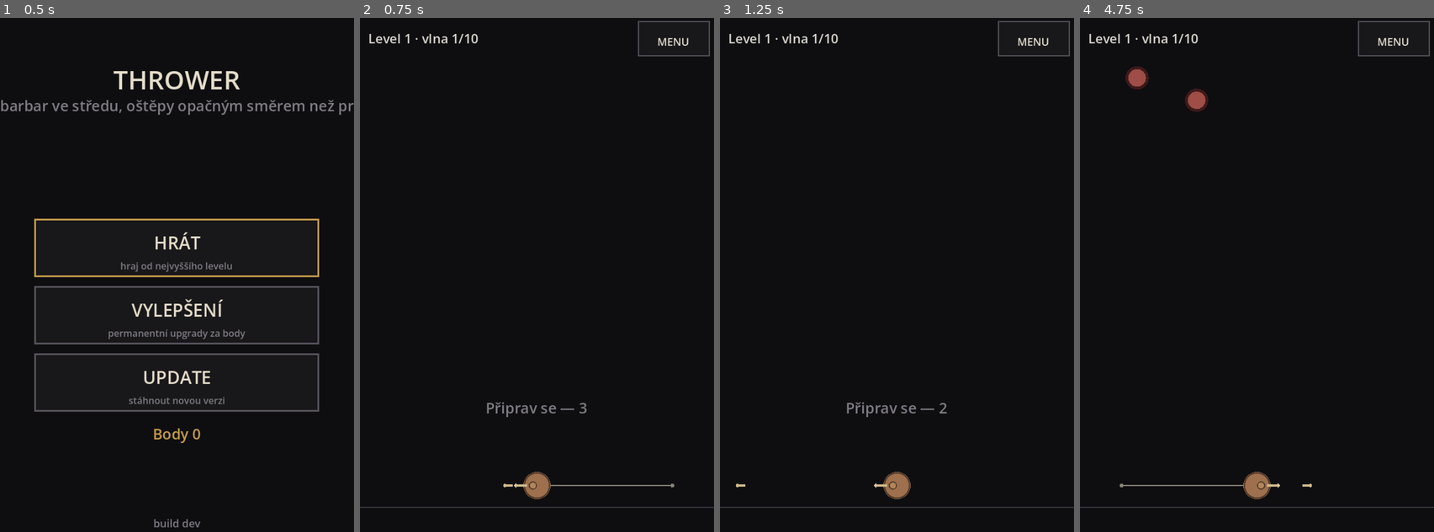
Above: before the commit, frames 1-4 (left to right).
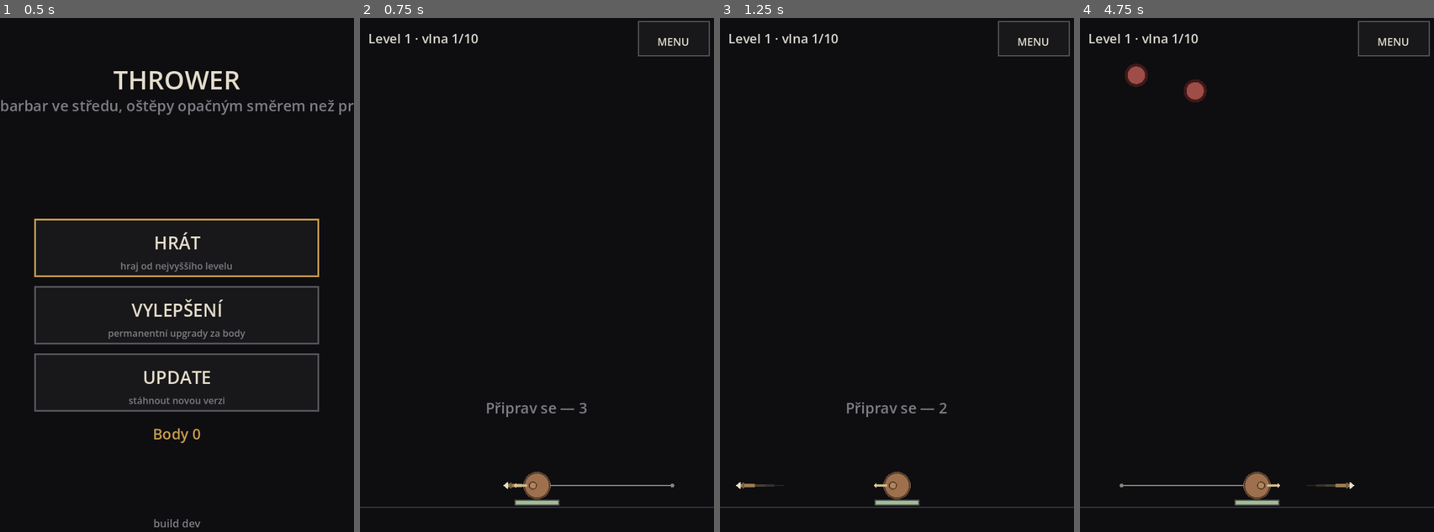
Above: after the commit, the same moments.

Repository: jankoznar94/dark-story
Game: Godot game, scene res://main.tscn
The game is run twice, just before and just after one commit, with the same random seed, the same clock (stepped at 60 frames per second) and the same inputs.
Inputs (mouse positions are in pixels of both pictures, inside the frame that each line leads up to):
- Up to frame 1 (0.5 s): no input
- Up to frame 2 (0.75 s): tap Enter at 0.5 s; move the mouse to (614, 259) at 0.52 s; click (614, 259) at 0.67 s
- Up to frame 3 (1.25 s): no input
- Up to frame 4 (4.75 s): tap Space at 1.25, 2.75 s; drag from (1186, 310) to (1239, 388) at 1.27 s; tap Enter at 2, 3.5 s; move the mouse to (1292, 167) at 2.02 s; click (1292, 167) at 2.17 s; drag from (1239, 388) to (1150, 203) at 2.77 s; move the mouse to (1363, 362) at 3.52 s; click (1363, 362) at 3.67 s; drag from (1150, 203) to (1203, 151) at 4.27 s

Frame 1 is identical in both runs. In frame 2, 0.2% of the frame differs, in the area x 40-57%, y 90-95%; in frame 3, 0.2%; in frame 4, 0.7%, in the area x 12-78%, y 8-95%.

Commit message:
Thrower: zivoty barbara videt (pruh, cerveny zablesk, -X), pomalejsi nepratele, rychlejsi hazeni, vyraznejsi ostep se stopou

Diff:
--- a/scripts/game.gd
+++ b/scripts/game.gd
@@ -15,12 +15,12 @@
 const HP_GROWTH := 1.16
 # CESTA NEPRITELE od okraje do stredu. Je to cas, ne rychlost - na jinem
 # displeji musi prijit za stejnou dobu.
-const TRAVEL_S := 14.0
+const TRAVEL_S := 20.0
 # ZACATEK JE POMALEJSI A ZRYCHLUJE S LEVELY (Jan, Oct 2026: "Nepřátelé budou
-# chodit ze začátku pomaleji"): na prvnim levelu jdou 14 s, kazdy dalsi level
-# o 1,2 s min, ale nikdy pod 8 s - jinak by vysoke levely byly nehratelne.
-const TRAVEL_MIN := 8.0
-const TRAVEL_STEP := 1.2
+# chodit ze začátku pomaleji", pak "stále chodí příliš rychle"): na prvnim
+# levelu jdou 20 s, kazdy dalsi o 1 s min, ale nikdy pod 12 s.
+const TRAVEL_MIN := 12.0
+const TRAVEL_STEP := 1.0
 const SPAWN_GAP := 0.75
 const BUILD_S := 3.0
 const BODY_PER_WAVE := 1
@@ -56,6 +56,11 @@
 var plan: int = 0
 var clock: float = 0.0
 var paused: bool = false
+# ZASAH: jak dlouho (s) blika bojovnik po zasahu a kolik mu to ubralo. Obrazovka
+# z toho kresli cerveny obrys a "-X" nad hlavou - hrac musi VIDET, ze dostal
+# rano, ne jen ze mu nekde ubylo cislo.
+var hit_flash: float = 0.0
+var hit_amount: float = 0.0
 var log: Array = []
 var hits: int = 0
 var kills: int = 0
@@ -217,6 +222,7 @@
 	if is_over() or paused:
 		return
 	clock += dt
+	hit_flash = maxf(0.0, hit_flash - dt)
 	_regen(dt)
 	_phase(dt)
 	_fire(dt)
@@ -327,6 +333,8 @@
 			# DORAZIL: ubere zivoty a zmizi. Zbroj ani barvy tu nejsou - jedina
 			# obrana je zabit ho driv.
 			hp -= float(e["dmg"])
+			hit_amount = float(e["dmg"])
+			hit_flash = 0.45
 			e["alive"] = false
 			continue
 		e["pos"] = pos + d / dd * float(e["speed"]) * dt
--- a/scripts/game_view.gd
+++ b/scripts/game_view.gd
@@ -243,6 +243,7 @@
 	_draw_aim()
 	_draw_spears()
 	_draw_warrior()
+	_draw_health()
 	_draw_bar()
 	if game.is_over():
 		_draw_end()
@@ -295,12 +296,33 @@
 
 func _draw_spears() -> void:
 	var sr: float = game.spear_r()
+	var ln: float = maxf(26.0, game.field_r * 0.11)
 	for s in game.spears:
 		var pos: Vector2 = s["pos"]
 		var dir: Vector2 = s["dir"]
-		var tail: Vector2 = pos - dir * sr * 5.0
-		draw_line(tail, pos, SPEAR, maxf(2.0, sr * 1.6))
-		draw_circle(pos, sr * 1.1, SPEAR)
+		var side: Vector2 = dir.orthogonal()
+		var tail: Vector2 = pos - dir * ln
+		# STOPA: tri kratke useky za ostepem, kazdy bledsi. Je to jen plocha s
+		# nizkou pruhlednosti - zadny glow, ktery Janovi vadi.
+		for i in range(3):
+			var t0: Vector2 = tail - dir * (ln * 0.55 * float(i + 1))
+			var t1: Vector2 = tail - dir * (ln * 0.55 * float(i))
+			draw_line(t0, t1, Color(SPEAR.r, SPEAR.g, SPEAR.b, 0.30 - 0.09 * float(i)),
+				maxf(1.5, sr * (1.5 - 0.35 * float(i))))
+		# NASADA: tlustsi, tmavsi drevo.
+		draw_line(tail, pos - dir * ln * 0.20, Color(0.62, 0.49, 0.32), maxf(3.0, sr * 2.0))
+		# OMOTAVKA u hrotu - jedina drobnost, ale ostep pak vypada jako
+		# vyrobek, ne jako cara.
+		var bind: Vector2 = pos - dir * ln * 0.34
+		draw_line(bind - side * sr * 1.7, bind + side * sr * 1.7,
+			Color(0.42, 0.36, 0.26), maxf(2.0, sr * 1.0))
+		# HROT: svetly klinek, presne ve smeru letu.
+		var hw: float = sr * 2.3
+		draw_colored_polygon(PackedVector2Array([
+			pos + dir * ln * 0.10,
+			pos - dir * ln * 0.17 + side * hw,
+			pos - dir * ln * 0.17 - side * hw,
+		]), Color(0.90, 0.88, 0.78))
 
 
 # MIREni: JEN CARA DOZADU (Jan, Oct 2026: "šipku u přední části hrdiny ...
@@ -321,6 +343,29 @@
 	var endp: Vector2 = c + back * ln
 	draw_line(c, endp, AIM_LINE, maxf(2.0, layout.field_r * 0.006))
 	draw_circle(endp, maxf(3.0, layout.field_r * 0.012), AIM_LINE)
+
+
+func _draw_health() -> void:
+	var c: Vector2 = layout.center
+	var r: float = game.warrior_r()
+	var frac: float = clampf(game.hp / maxf(1.0, game.max_hp), 0.0, 1.0)
+	var w: float = r * 3.2
+	var h: float = maxf(8.0, r * 0.26)
+	var bar := Rect2(c.x - w * 0.5, c.y + r * 1.10, w, h)
+	draw_rect(bar, Color(0.09, 0.085, 0.095), true)
+	draw_rect(Rect2(bar.position, Vector2(w * frac, h)), _hp_color(frac), true)
+	draw_rect(bar, EDGE, false, maxf(1.5, h * 0.22))
+	# ZASAH: cerveny obrys kolem bojovnika a "-X" nad hlavou. Hrac musi videt,
+	# ze prisel o zivoty - cislo v hornim pruhu je daleko a snadno se prehledne.
+	if game.hit_flash > 0.0:
+		var k: float = clampf(game.hit_flash / 0.45, 0.0, 1.0)
+		draw_arc(c, r * 1.10, 0.0, TAU, 40, Color(0.88, 0.32, 0.26, 0.95 * k),
+			maxf(3.0, r * 0.14))
+		_label("-%d" % int(round(game.hit_amount)),
+			Rect2(c.x - r * 1.5, c.y - r * 2.4, r * 3.0, float(layout.font_px) * 1.5),
+			int(clampf(r * 0.55, 13.0, 30.0)), Color(0.90, 0.40, 0.32, 0.45 + 0.55 * k))
+		draw_rect(Rect2(Vector2(1.0, 1.0), layout.view - Vector2(2.0, 2.0)),
+			Color(0.80, 0.24, 0.20, 0.30 * k), false, 8.0)
 
 
 func _draw_bar() -> void:
--- a/scripts/upgrades.gd
+++ b/scripts/upgrades.gd
@@ -23,12 +23,11 @@
 	{"id": "dmg", "label": "Poškození", "cat": CAT_OFF, "kind": "int",
 		"start": 6, "step": 3, "cap": 27, "perm_max": 7},
 	# RYCHLOST HAZENI. Je to DOBA MEZI HODY, takze mensi je lepsi; krok je
-	# zaporny a `value_of` ho orizne smerem ke stropu. Zaklad je o 25 %
-	# rychlejsi nez puvodnich 1,10 s (Jan, Oct 2026: "Výchozí rychlost střelby
-	# bude o 25% rychlejší než teď"), proto 1,10 / 1,25 = 0,88 s a stejne
-	# zkraceny krok i strop.
+	# zaporny a `value_of` ho orizne smerem ke stropu. Zaklad 0,75 s - po
+	# prvnim zrychleni (1,10 -> 0,88) jeste o kus rychlejsi (Jan, Oct 2026:
+	# "Ještě trochu zrychlime výchozí rychlost střelby").
 	{"id": "rate", "label": "Rychlost házení", "cat": CAT_OFF, "kind": "time",
-		"start": 0.88, "step": -0.06, "cap": 0.28, "perm_max": 10},
+		"start": 0.75, "step": -0.05, "cap": 0.25, "perm_max": 10},
 	# POCET OSTRU V JEDNOM HODU. Kazdy leti malinko jinam (vedle sebe).
 	{"id": "shots", "label": "Víc oštěpů", "cat": CAT_OFF, "kind": "count",
 		"start": 1, "step": 1, "cap": 4, "perm_max": 3},
--- a/tools/test_core.gd
+++ b/tools/test_core.gd
@@ -137,8 +137,13 @@
 	var e: Dictionary = _place(g, 0.02, 0.0, 100.0)
 	e["speed"] = g.field_r / 9.0
 	var hp0: float = g.hp
-	_tick(g, 1.0)
+	var t: float = 0.0
+	while t < 1.0 and g.hp >= hp0:
+		g.step(1.0 / 60.0)
+		t += 1.0 / 60.0
 	_check(g.hp < hp0, "nepritel u bojovnika neubere zivoty")
+	_check(g.hit_flash > 0.0, "zásah nerozsviti varovani bojovnika")
+	_check(g.hit_amount > 0.0, "zásah nema cislo poskozeni")
 	_check(g.enemies.is_empty(), "nepritel po dorazu nezmizi")
 
 
--- a/tools/test_upgrades.gd
+++ b/tools/test_upgrades.gd
@@ -49,8 +49,8 @@
 func _test_rate() -> void:
 	var a: float = Upgrades.value_of("rate", 0)
 	var b: float = Upgrades.value_of("rate", 10)
-	_check(absf(a - 0.88) < 0.0001, "zakladni interval neni 0,88 s (%.2f)" % a)
-	_check(absf(b - 0.28) < 0.0001, "nejkratsi interval neni 0,28 s (%.2f)" % b)
+	_check(absf(a - 0.75) < 0.0001, "zakladni interval neni 0,75 s (%.2f)" % a)
+	_check(absf(b - 0.25) < 0.0001, "nejkratsi interval neni 0,25 s (%.2f)" % b)
 	_check(a < 1.11, "zaklad neni o 25 %% rychlejsi nez puvodnich 1,10 s (%.2f)" % a)
 	_check(b < a, "upgrade hazeni nezrychlil")
 	_check(absf(Upgrades.value_of("spd", 0) - 1.6) < 0.0001, "zakladni rychlost ostepu neni 1,6")
@@ -84,6 +84,6 @@
 		var t: String = Upgrades.value_text(id, 0)
 		_check(t != "", "%s: text je prazdny" % id)
 		_check(not t.contains("."), "%s: tecka misto ceske carky (%s)" % [id, t])
-	_check(Upgrades.value_text("rate", 0) == "0,88 s",
-		"interval se netiskne jako 0,88 s (%s)" % Upgrades.value_text("rate", 0))
+	_check(Upgrades.value_text("rate", 0) == "0,75 s",
+		"interval se netiskne jako 0,75 s (%s)" % Upgrades.value_text("rate", 0))
 	_check(Upgrades.value_text("dmg", 0) == "6", "poskozeni se netiskne jako 6")
